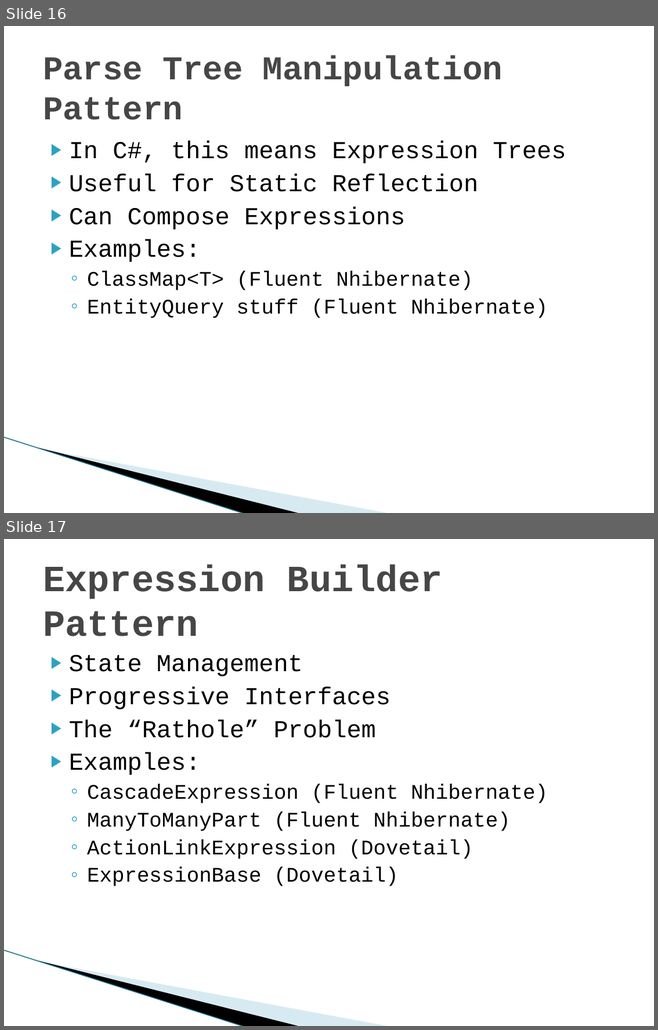
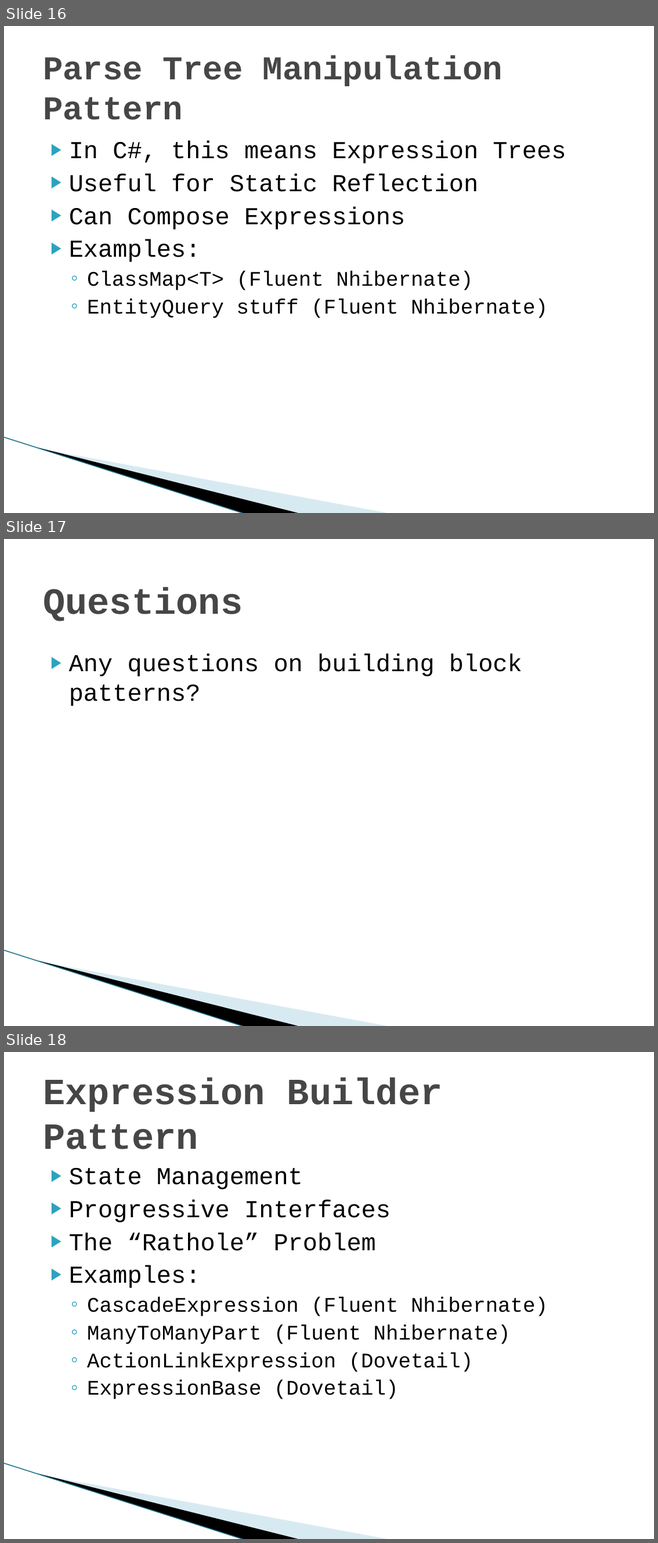
Before and after one commit to diabluchanskyi/pablo, a slide deck: presentations/chadmyers/InternalDSLs/doc/Internal Domain-specific Languages in CSharp.pptx. Shown one above the other, each under a label of ours: slides 16 and 17 before the commit, slides 16, 17 and 18 after it. The pictures are 658x1030 and 658x1543 pixels, drawn with LibreOffice and Linux fonts; fonts in the diff are those of the drawing; background and template pictures are left out. Boxes give left, top, right and bottom in pixels: in the first picture for what was removed or moved away, otherwise in the second. Text is boxed around its words. In the diff, an @@ line names an element or a change of style, - is before the commit and + after.

```diff
--- a/presentations/chadmyers/InternalDSLs/doc/Internal Domain-specific Languages in CSharp.pptx
+++ b/presentations/chadmyers/InternalDSLs/doc/Internal Domain-specific Languages in CSharp.pptx
@@ slide 17 added at (4,539,654,1026), background #FFFFFF; not listed: 3 template elements that a slide beside it also shows @@
@@ title added at (43,587,242,621), 41 pt, text #464646, bold @@
+Questions
@@ text added at (69,654,522,706), 27 pt, text #000000 @@
+▶ Any questions on building block patterns?
@@ what was slide 17 is now slide 18 @@
```
Also in this commit, not shown: 7 other slides added, 3 slides removed, 10 other files.
